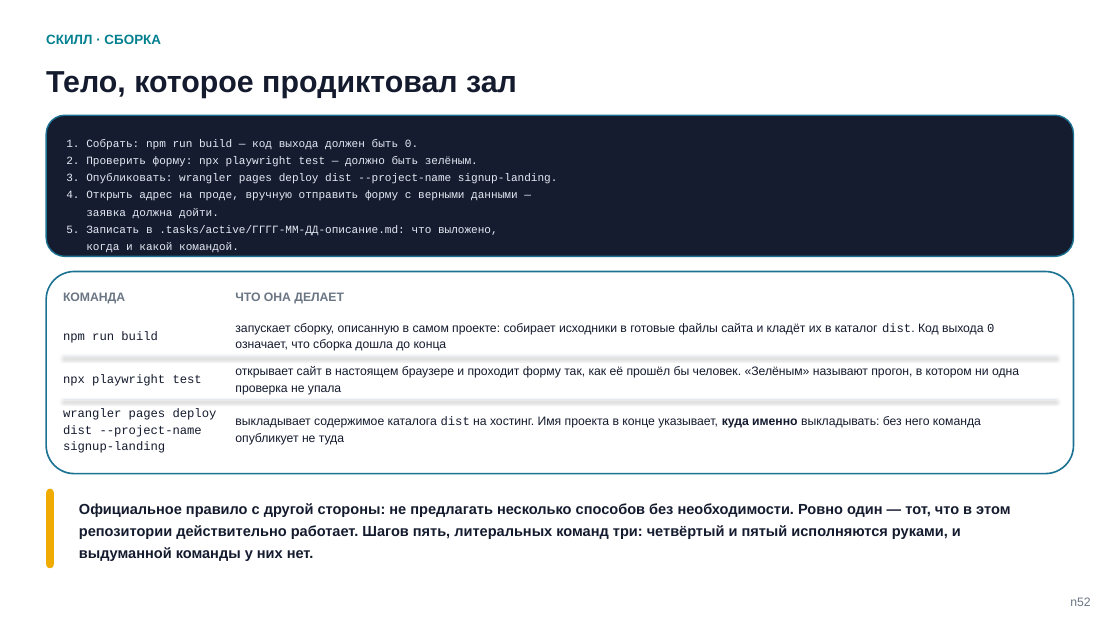
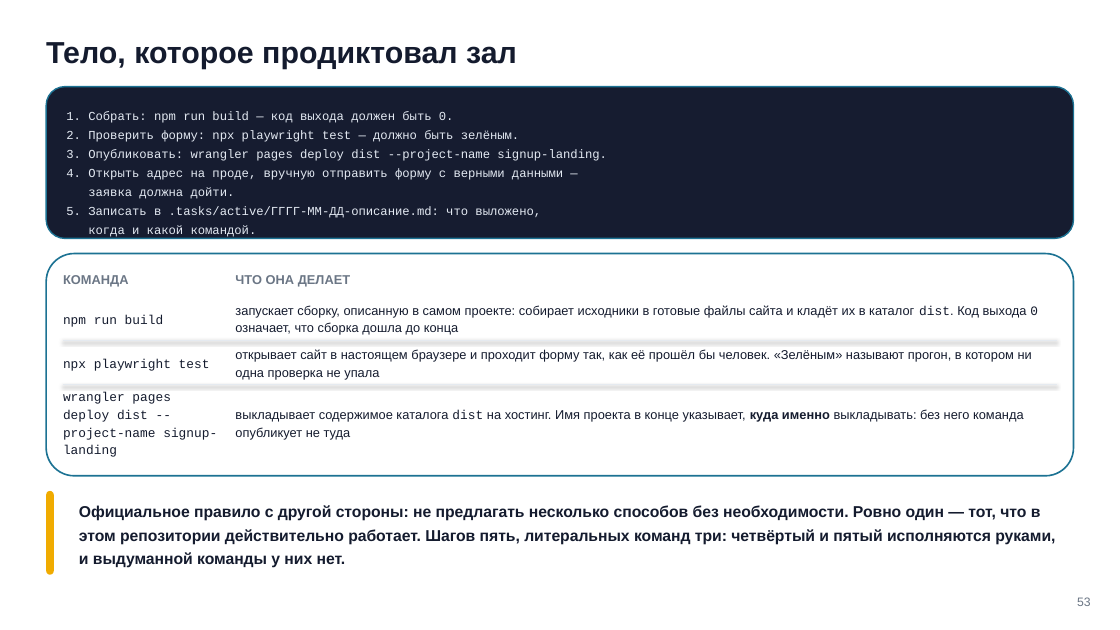
Before and after one commit to tellina-study/AI-usage-lessons, a slide deck: slide 53 of library/seminars/sem-05/rendered/sem-05.pptx. Drawn at 1120x630 pixels with LibreOffice and Linux fonts; fonts in the diff are those of the drawing. Boxes give left, top, right and bottom in pixels: in the first picture for what was removed or moved away, otherwise in the second. Text is boxed around its words. In the diff, an @@ line names an element or a change of style, - is before the commit and + after.

```diff
--- a/library/seminars/sem-05/rendered/sem-05.pptx
+++ b/library/seminars/sem-05/rendered/sem-05.pptx
@@ text "Тело, которое продиктовал зал": place and size @@
-text "Тело, которое продиктовал зал" at (46, 71, 517, 98)
+text "Тело, которое продиктовал зал" at (46, 42, 517, 70)
@@ text removed at (46, 34, 161, 44) @@
-СКИЛЛ · СБОРКА
@@ rounded rectangle at (46, 87, 1074, 239): proportions changed @@
@@ rounded rectangle: place and size @@
-rounded rectangle at (46, 115, 1074, 256)
+rounded rectangle at (46, 87, 1074, 239)
@@ text "1. Собрать: npm run build ...": place and size @@
-text "1. Собрать: npm run build ..." at (66, 139, 558, 235)
+text "1. Собрать: npm run build ..." at (66, 111, 607, 218)
@@ text "1. Собрать: npm run build ..." at (66, 111, 607, 218): size 9.5 to 10.5 pt @@
@@ rounded rectangle: place and size @@
-rounded rectangle at (46, 271, 1074, 474)
+rounded rectangle at (46, 254, 1074, 476)
@@ rounded rectangle at (46, 254, 1074, 476): proportions changed @@
@@ size 10.5 to 11 pt in 8 elements at (235, 409, 1024, 439), (235, 349, 1032, 380), (63, 359, 210, 371), (235, 305, 1038, 335), (63, 314, 164, 327), (235, 275, 350, 287), (63, 392, 217, 457), (63, 275, 129, 287) @@
@@ 6 texts, 2 lines: place and size @@
-6 texts, 2 lines at (63, 292, 1057, 400)
+6 texts, 2 lines at (63, 275, 1057, 385)
@@ text "wrangler pages deploy dist --project-name ...": place and size @@
-text "wrangler pages deploy dist --project-name ..." at (63, 408, 217, 453)
+text "wrangler pages deploy dist --project-name ..." at (63, 392, 217, 457)
@@ text "выкладывает содержимое каталога dist на ...": place and size @@
-text "выкладывает содержимое каталога dist на ..." at (235, 416, 981, 445)
+text "выкладывает содержимое каталога dist на ..." at (235, 409, 1024, 439)
@@ rounded rectangle: place and size @@
-rounded rectangle at (46, 489, 54, 569)
+rounded rectangle at (46, 491, 54, 575)
@@ text "Официальное правило с другой стороны: ..." at (79, 505, 1055, 568): size 12.5 to 13.5 pt @@
@@ text at (1077, 597, 1091, 606): text changed @@
-n52
+53
```
Also in this commit, not shown: 67 other slides changed, 6 other files.
